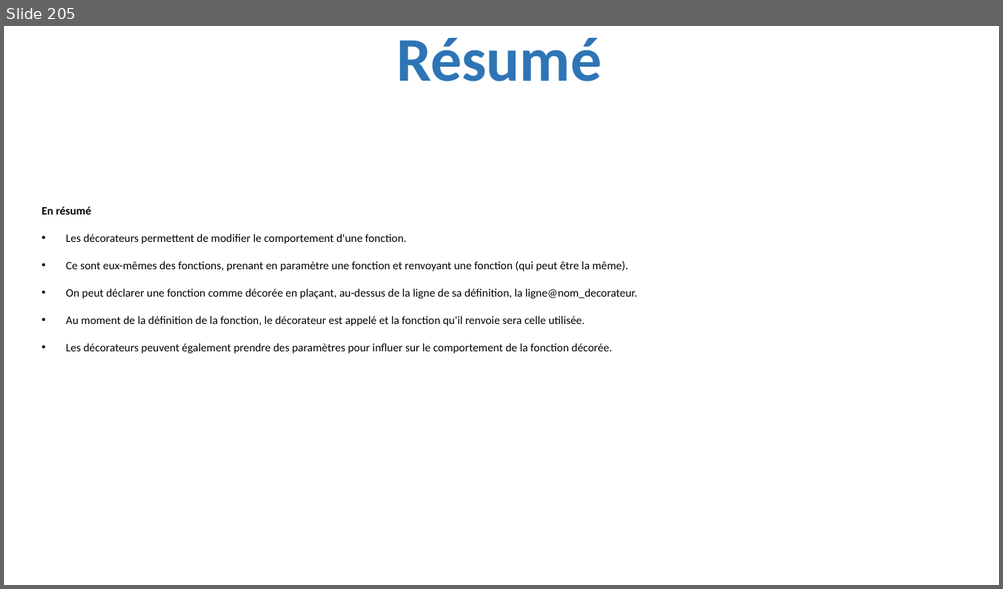
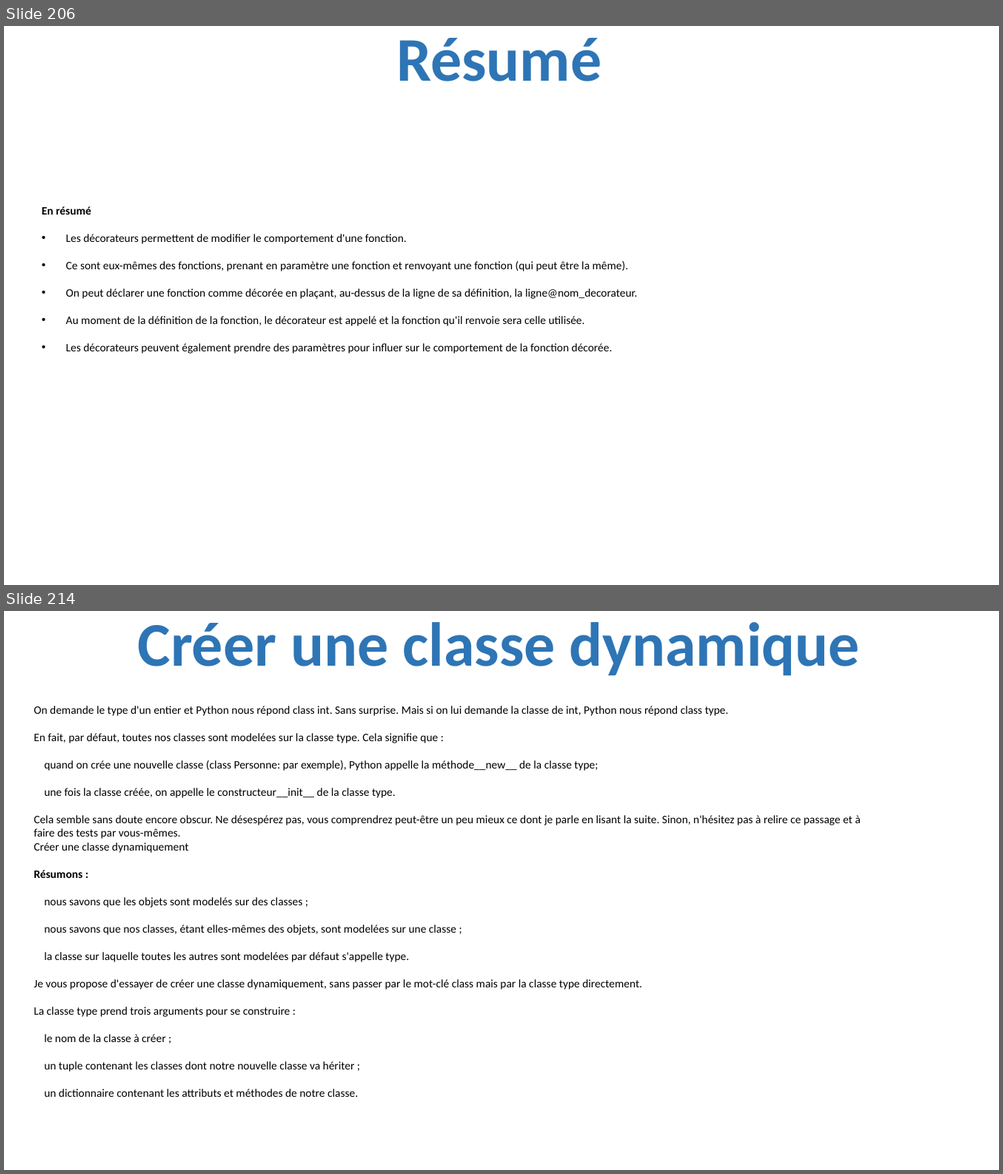
Before and after one commit to julienPalleau/PythonDoc, a slide deck: Python-resume.pptx. Shown one above the other, each under a label of ours: slide 205 before the commit, slides 206 and 214 after it; the slides between them are not shown. The pictures are 1003x589 and 1003x1174 pixels, drawn with LibreOffice and Linux fonts; fonts in the diff are those of the drawing. Boxes give left, top, right and bottom in pixels: in the first picture for what was removed or moved away, otherwise in the second. Text is boxed around its words. In the diff, an @@ line names an element or a change of style, - is before the commit and + after.

```diff
--- a/Python-resume.pptx
+++ b/Python-resume.pptx
@@ slide 214 added at (4,611,999,1170), background #FFFFFF @@
@@ title added at (138,622,859,676), 60 pt, text #2E75B6, bold @@
+Créer une classe dynamique
@@ text added at (34,706,860,1097), 11 pt, text #000000 @@
+On demande le type d'un entier et Python nous répond class int. Sans surprise. Mais si on lui demande la classe de int, Python nous répond class type.
+En fait, par défaut, toutes nos classes sont modelées sur la classe type. Cela signifie que :
+quand on crée une nouvelle classe (class Personne: par exemple), Python appelle la méthode__new__ de la classe type;
+une fois la classe créée, on appelle le constructeur__init__ de la classe type.
+Cela semble sans doute encore obscur. Ne désespérez pas, vous comprendrez peut-être un peu mieux ce dont je parle en lisant la suite. Sinon, n'hésitez pas à relire ce passage et à faire des tests par vous-mêmes.
+Créer une classe dynamiquement
+Résumons :
+nous savons que les objets sont modelés sur des classes ;
+nous savons que nos classes, étant elles-mêmes des objets, sont modelées sur une classe ;
+la classe sur laquelle toutes les autres sont modelées par défaut s'appelle type.
+Je vous propose d'essayer de créer une classe dynamiquement, sans passer par le mot-clé class mais par la classe type directement.
+La classe type prend trois arguments pour se construire :
+le nom de la classe à créer ;
+un tuple contenant les classes dont notre nouvelle classe va hériter ;
+un dictionnaire contenant les attributs et méthodes de notre classe.
@@ what was slide 205 is now slide 206 @@
```
Also in this commit, not shown: 15 other slides added.
